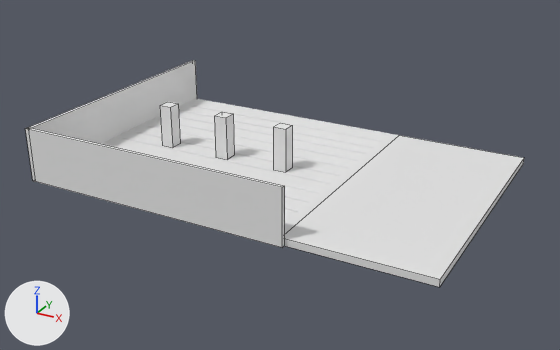
The Blender file assets/models/bowling_hall.blend, before and after one commit.
Both versions are drawn from a camera (50 mm lens) standing at (30.0, -46.5, 22.7) and looking at (5.0, -1.0, -0.1). Arrows for +X, +Y and +Z are at lower left; the lights stay in place. Mesh edges are drawn as thin lines on the coarser meshes.

Objects in the first picture: 'Cylinder', 'DatBeingArea', 'Pillar', 'Pillar.001', 'Pillar.002', 'Wall1', 'Wall2'.
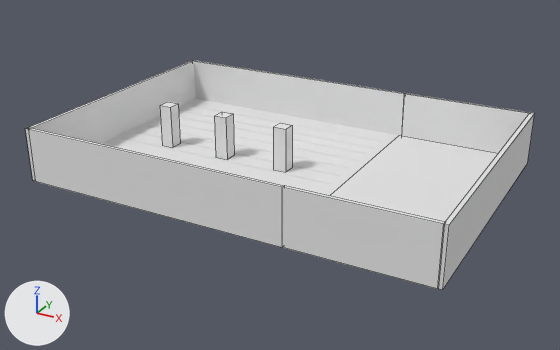
Commit message: Added more walls to the bowling hall

Location of each change, (x1, y1, x2, y2) in pixels of the pictures (560 x 350 px):
'Wall5', added: after (283, 185, 446, 289)
'Wall3', added: after (194, 60, 406, 136)
'Wall6', added: after (439, 112, 534, 290)
'Wall4', added: after (402, 93, 531, 153)
'DatBeingArea', unchanged, covered by the edit: before (285, 135, 524, 287); after (330, 135, 498, 222)

Patch to the scene script:
```diff
--- a/assets/models/bowling_hall.blend.py
+++ b/assets/models/bowling_hall.blend.py
@@ ob_wall3 @@
+ob_wall3 = bpy.data.objects.new('Wall3', me_cube.copy())  # the mesh of ob_wall1
+ob_wall3.location = (0.0, 10.12, 1.77)
+ob_wall3.rotation_euler = (0.0, 0.0, 1.571)  # degrees (0, 0, 90)
+ob_wall3.scale = (0.15, 10.2, 2.0)
@@ ob_wall4 @@
+ob_wall4 = bpy.data.objects.new('Wall4', me_cube.copy())  # the mesh of ob_wall1
+ob_wall4.location = (15.12, 10.12, 1.77)
+ob_wall4.rotation_euler = (0.0, 0.0, 1.571)  # degrees (0, 0, 90)
+ob_wall4.scale = (0.15, 4.9, 2.0)
@@ ob_wall5 @@
+ob_wall5 = bpy.data.objects.new('Wall5', me_cube.copy())  # the mesh of ob_wall1
+ob_wall5.location = (15.12, -10.1, 1.77)
+ob_wall5.rotation_euler = (0.0, 0.0, 1.571)  # degrees (0, 0, 90)
+ob_wall5.scale = (0.15, 4.9, 2.0)
@@ ob_wall6 @@
+ob_wall6 = bpy.data.objects.new('Wall6', me_cube.copy())  # the mesh of ob_wall1
+ob_wall6.location = (20.1, 0.04, 1.77)
+ob_wall6.scale = (0.15, 10.3, 2.0)
```
